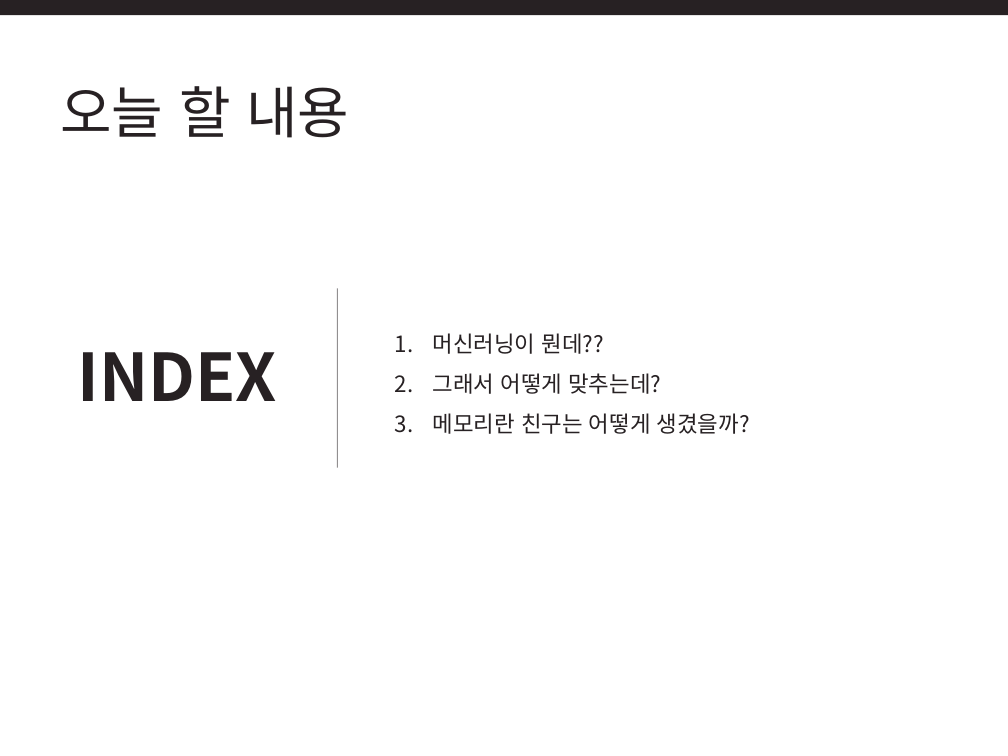
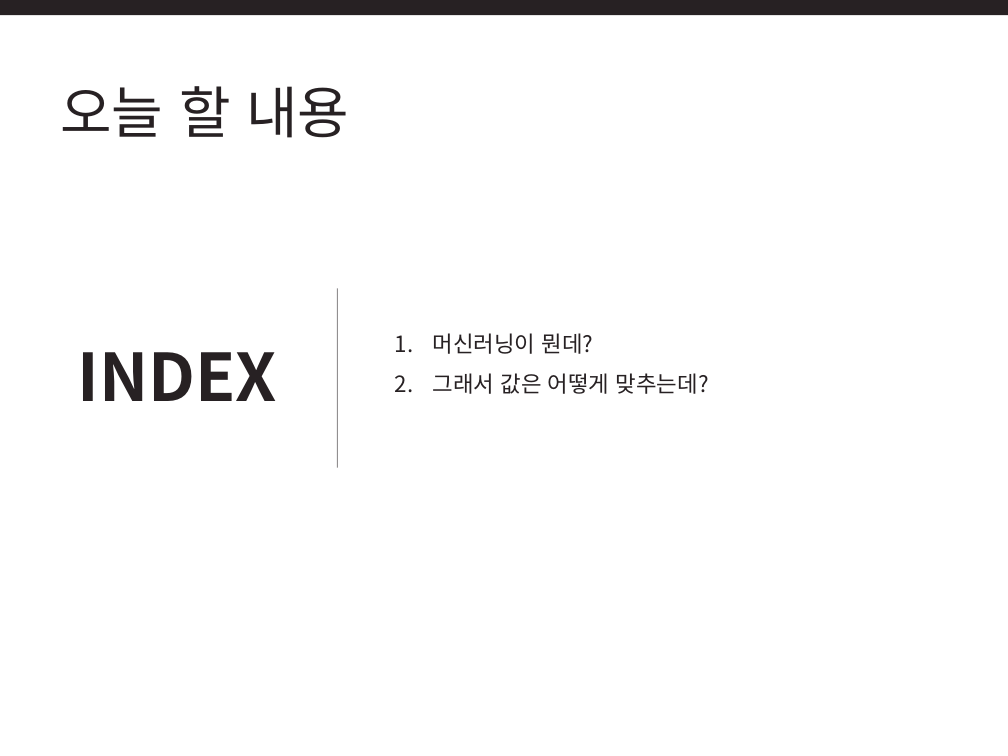
Before and after one commit to LemonDouble/TIL, a slide deck: slide 1 of study/ML_basic.pptx. Drawn at 1008x756 pixels with LibreOffice and Linux fonts; fonts in the diff are those of the drawing. Boxes give left, top, right and bottom in pixels: in the first picture for what was removed or moved away, otherwise in the second. Text is boxed around its words. In the diff, an @@ line names an element or a change of style, - is before the commit and + after.

```diff
--- a/study/ML_basic.pptx
+++ b/study/ML_basic.pptx
@@ text at bbox=[433, 333, 709, 394]: text changed @@
-1. 머신러닝이 뭔데??
-2. 그래서 어떻게 맞추는데?
-3. 메모리란 친구는 어떻게 생겼을까?
+1. 머신러닝이 뭔데?
+2. 그래서 값은 어떻게 맞추는데?
```
Also in this commit, not shown: 4 other slides changed, 2 slides added.
